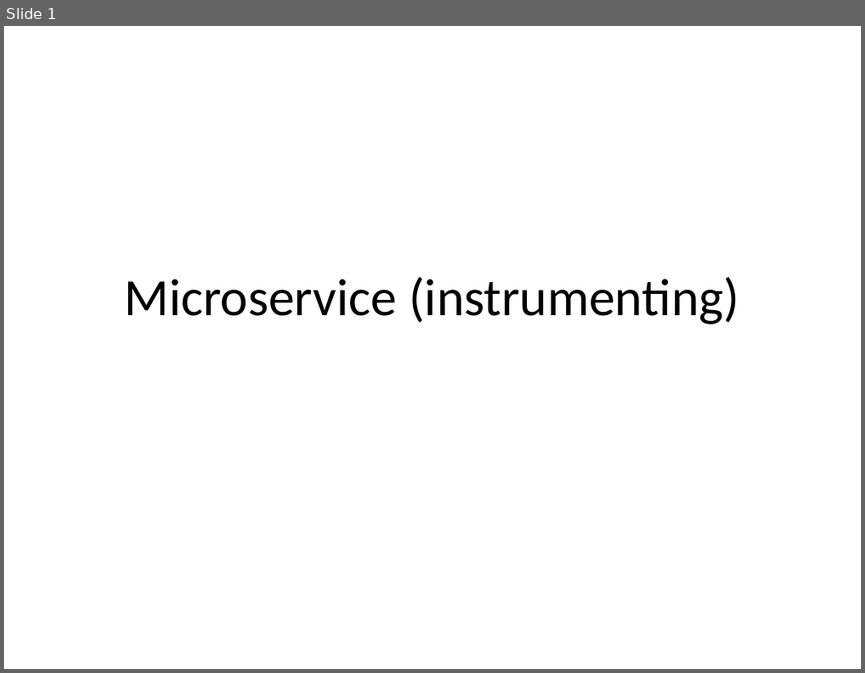
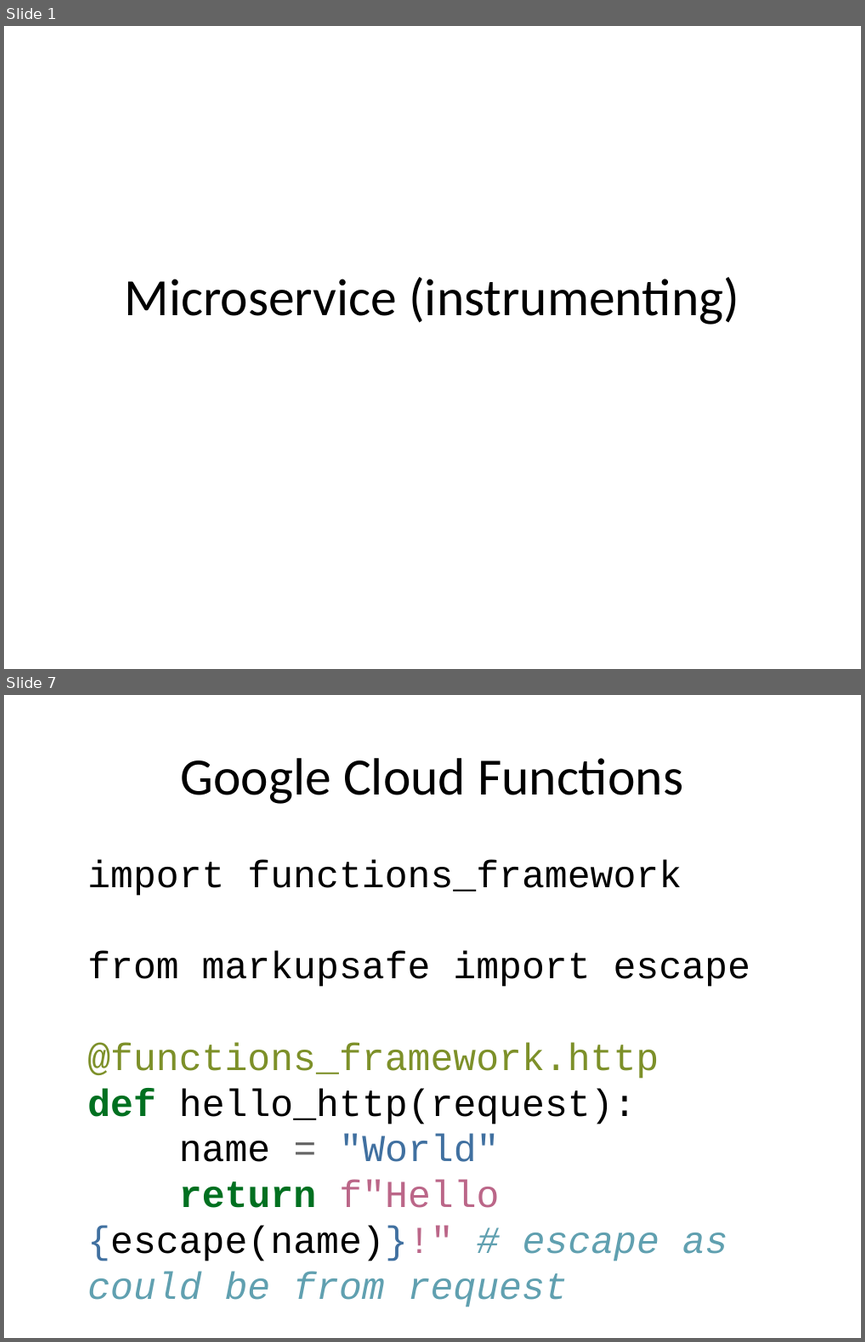
Before and after one commit to rhildred/INFO8985, a slide deck: microservice_instrumenting/slides.pptx. Shown one above the other, each under a label of ours: slide 1 before the commit, slides 1 and 7 after it; the slides between them are not shown. The pictures are 865x673 and 865x1342 pixels, drawn with LibreOffice and Linux fonts; fonts in the diff are those of the drawing. Boxes give left, top, right and bottom in pixels: in the first picture for what was removed or moved away, otherwise in the second. Text is boxed around its words. In the diff, an @@ line names an element or a change of style, - is before the commit and + after.

```diff
--- a/microservice_instrumenting/slides.pptx
+++ b/microservice_instrumenting/slides.pptx
@@ slide 7 added at [4, 695, 861, 1338], background #FFFFFF @@
@@ title added at [181, 758, 683, 804], 44 pt, text #000000 @@
+Google Cloud Functions
@@ text added at [87, 860, 750, 1307], 32 pt, text #000000 @@
+import functions_framework
+from markupsafe import escape
+@functions_framework.http
+def hello_http(request):
+name = "World"
+return f"Hello {escape(name)}!" # escape as could be from request
```
Also in this commit, not shown: 1 slide changed, 5 other slides added, 13 other files.
